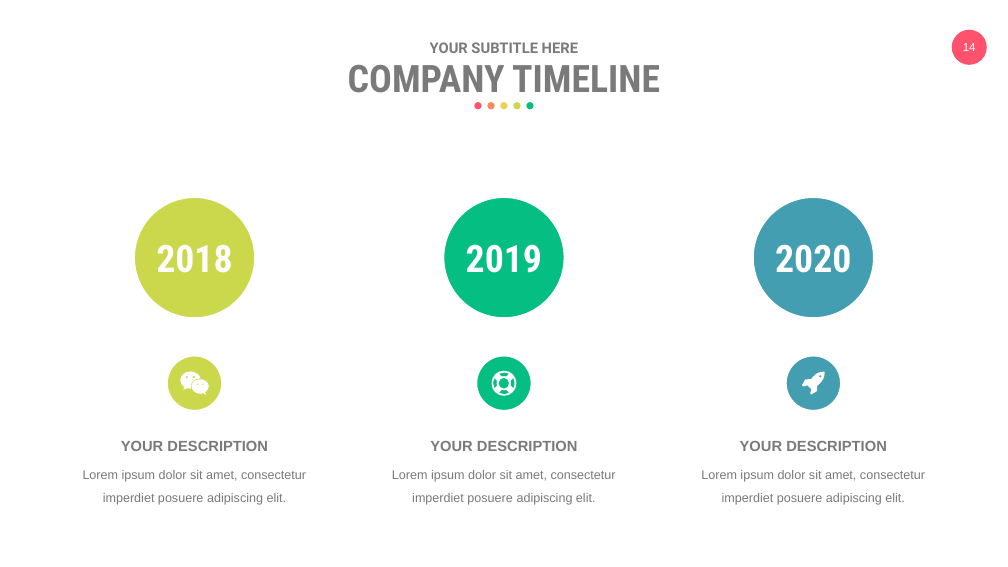
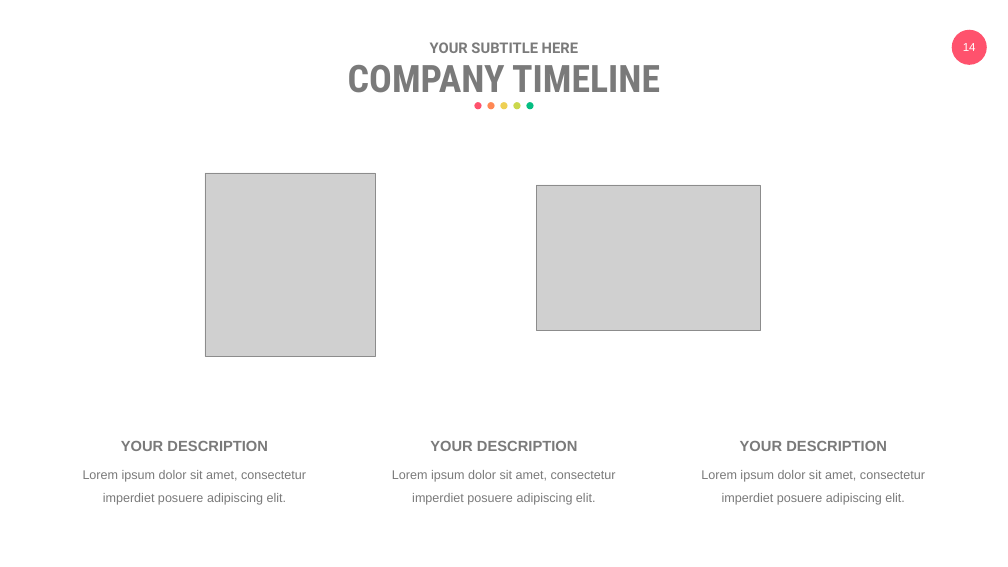
Before and after one commit to eemintz/ResearchML, a slide deck: slide 14 of PresentationEliyahuMintz.pptx. Drawn at 1008x567 pixels with LibreOffice and Linux fonts; fonts in the diff are those of the drawing; grey boxes stand for pictures. Boxes give left, top, right and bottom in pixels: in the first picture for what was removed or moved away, otherwise in the second. Text is boxed around its words. In the diff, an @@ line names an element or a change of style, - is before the commit and + after.

```diff
--- a/PresentationEliyahuMintz.pptx
+++ b/PresentationEliyahuMintz.pptx
@@ picture added at [205, 173, 375, 357] @@
@@ ellipse removed at [132, 196, 256, 320] @@
@@ ellipse removed at [442, 196, 566, 320] @@
@@ picture added at [537, 185, 761, 330] @@
@@ ellipse removed at [752, 196, 876, 320] @@
@@ text removed at [156, 244, 232, 273] @@
-2018
@@ line removed from (256, 258) to (442, 258) @@
@@ text removed at [466, 244, 542, 273] @@
-2019
@@ line removed from (566, 258) to (752, 258) @@
@@ text removed at [775, 244, 851, 273] @@
-2020
@@ ellipse removed at [166, 354, 224, 412] @@
@@ ellipse removed at [475, 354, 533, 412] @@
@@ ellipse removed at [784, 354, 842, 412] @@
@@ freeform shape removed at [181, 371, 209, 395] @@
@@ freeform shape removed at [492, 371, 516, 395] @@
@@ freeform shape removed at [802, 372, 825, 395] @@
```
Also in this commit, not shown: 11 other slides changed, 1 slide added, 1 slide removed.
